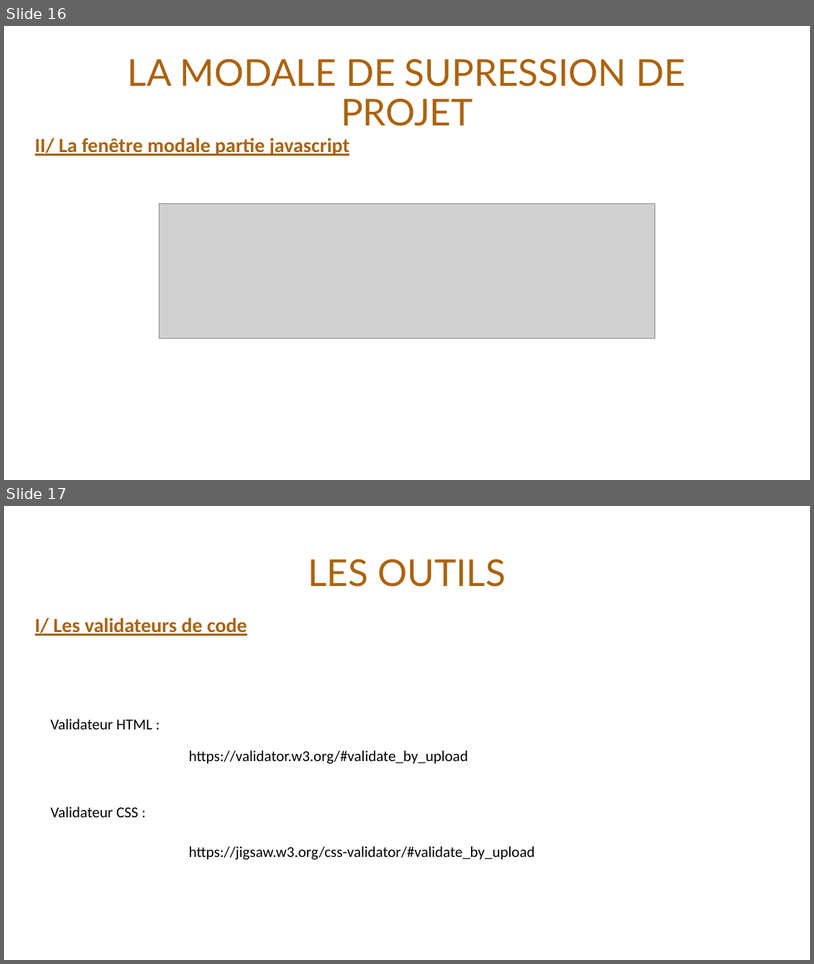
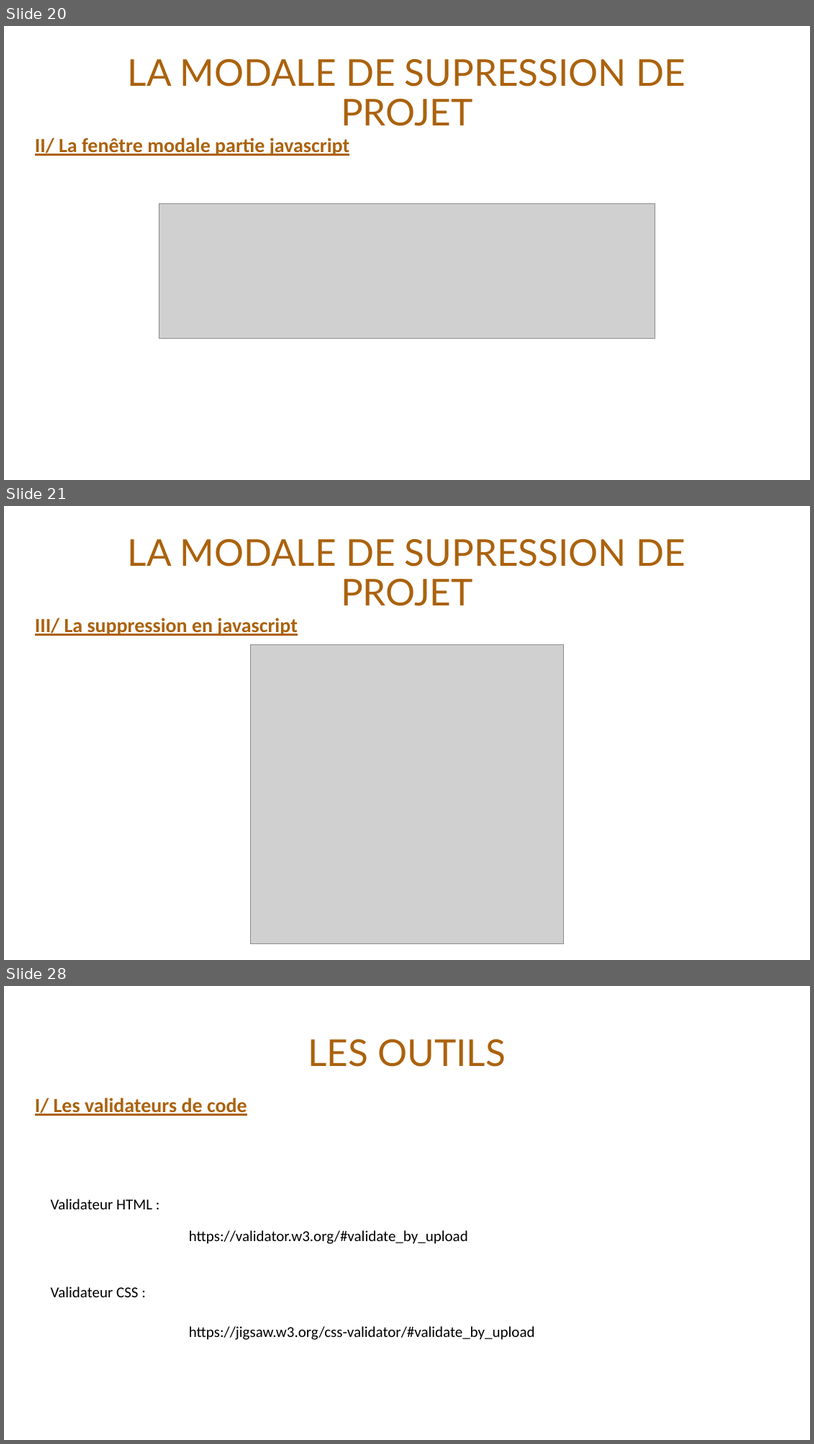
Before and after one commit to VinceDS99/Projet-3-Bluel, a slide deck: Bluel.pptx. Shown one above the other, each under a label of ours: slides 16 and 17 before the commit, slides 20, 21 and 28 after it; the slides between them are not shown. The pictures are 814x964 and 814x1444 pixels, drawn with LibreOffice and Linux fonts; fonts in the diff are those of the drawing; grey boxes stand for pictures. Boxes give left, top, right and bottom in pixels: in the first picture for what was removed or moved away, otherwise in the second. Text is boxed around its words. In the diff, an @@ line names an element or a change of style, - is before the commit and + after.

Commit message:
Finalisation projet Bluel

```diff
--- a/Bluel.pptx
+++ b/Bluel.pptx
@@ slide 21 added at [4, 506, 810, 960], background #FFFFFF @@
@@ title added at [128, 538, 686, 606], 44 pt, text #AB620D @@
+LA MODALE DE SUPRESSION DE PROJET
@@ text added at [35, 618, 298, 636], 24 pt, text #AB620D, bold, underline @@
+III/ La suppression en javascript
@@ picture added at [251, 644, 564, 943] @@
@@ what was slide 16 is now slide 20 @@
@@ what was slide 17 is now slide 28 @@
```
Also in this commit, not shown: 4 slides changed, 10 other slides added, 25 other files.
